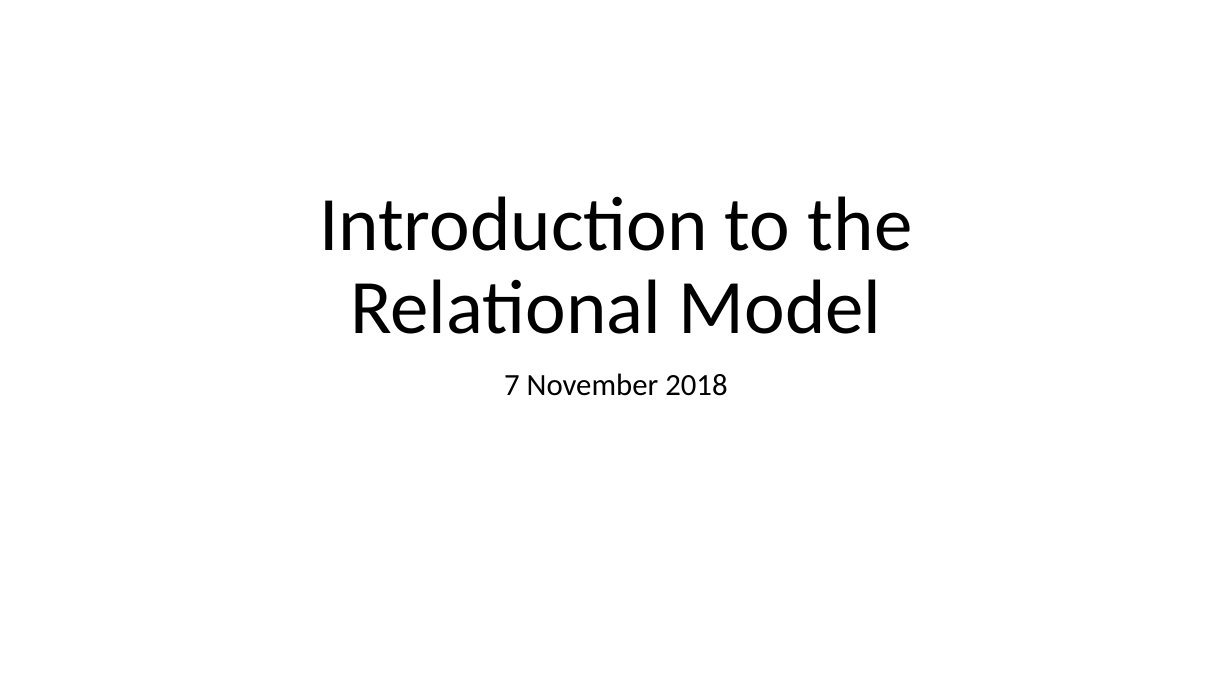
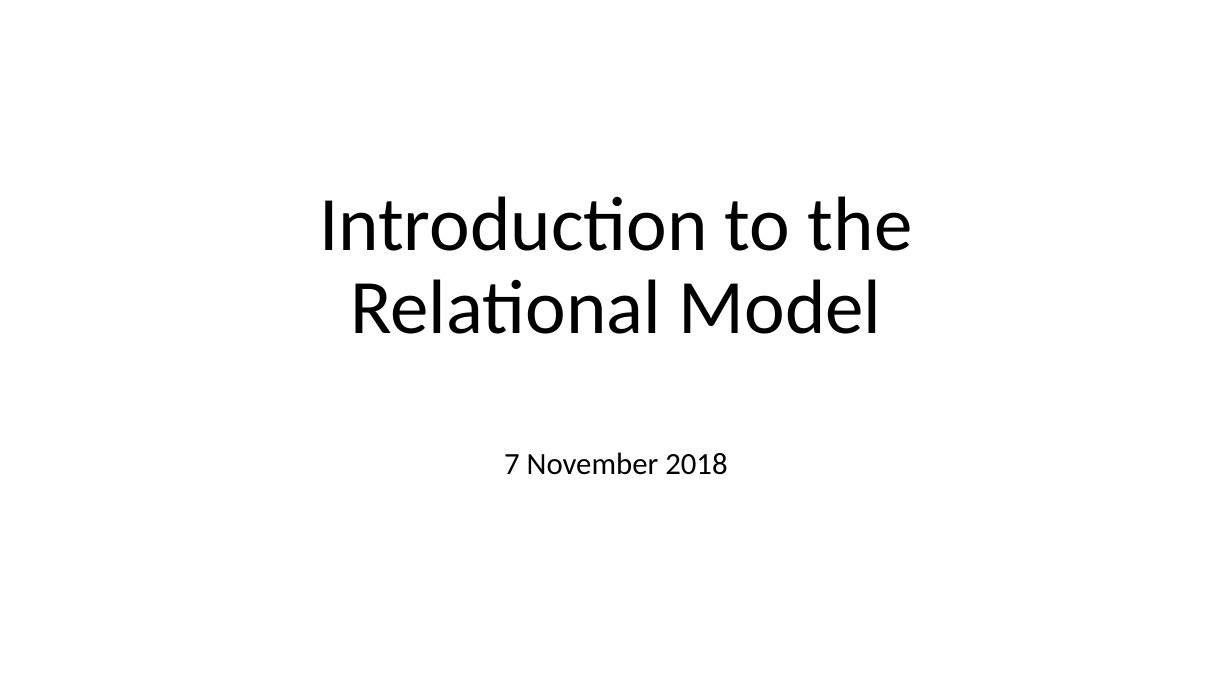
Before and after one commit to RCEatPitt/data-basics-fall-2018, a slide deck: slide 1 of 7 - databases one/Part 1 - Introduction to the Relational Model.pptx. Drawn at 1232x693 pixels with LibreOffice and Linux fonts; fonts in the diff are those of the drawing. Boxes give left, top, right and bottom in pixels: in the first picture for what was removed or moved away, otherwise in the second. Text is boxed around its words. In the diff, an @@ line names an element or a change of style, - is before the commit and + after.

```diff
--- a/7 - databases one/Part 1 - Introduction to the Relational Model.pptx
+++ b/7 - databases one/Part 1 - Introduction to the Relational Model.pptx
@@ subtitle "7 November 2018": place and size @@
-subtitle "7 November 2018" at box(504, 373, 727, 396)
+subtitle "7 November 2018" at box(504, 452, 727, 475)
```
Also in this commit, not shown: 8 other slides changed, 4 slides added, 2 slides removed.
